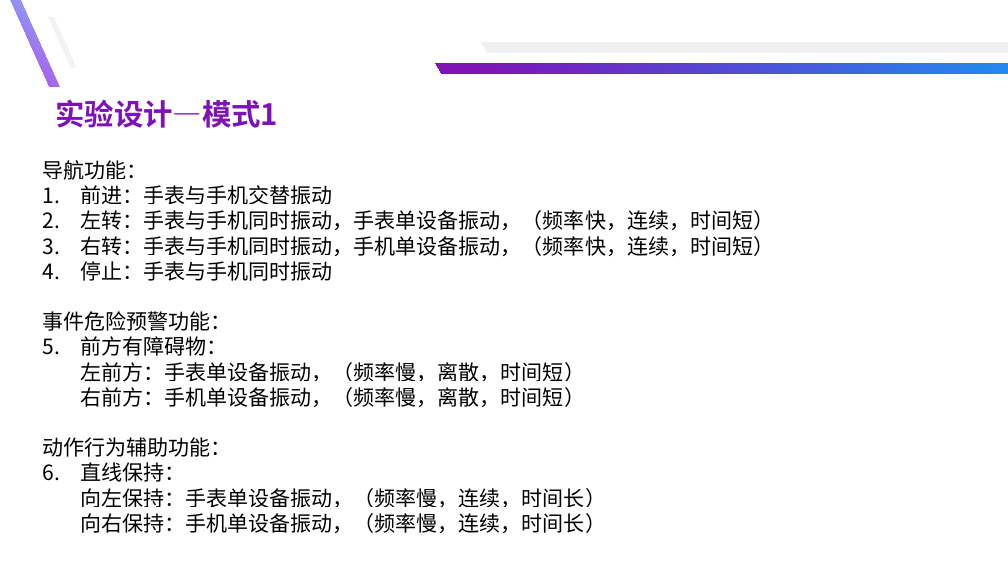
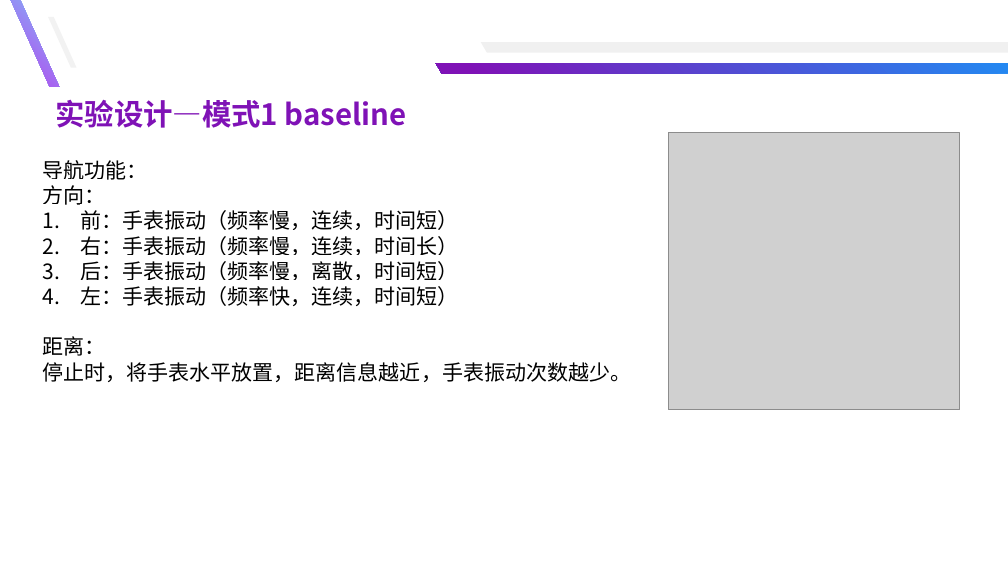
Before and after one commit to yuyongsong/Paper, a slide deck: slide 8 of 总结汇报-余泳松 - 副本.pptx (slide 17 before the commit). Drawn at 1008x567 pixels with LibreOffice and Linux fonts; fonts in the diff are those of the drawing; grey boxes stand for pictures. Boxes give left, top, right and bottom in pixels: in the first picture for what was removed or moved away, otherwise in the second. Text is boxed around its words. In the diff, an @@ line names an element or a change of style, - is before the commit and + after.

```diff
--- a/总结汇报-余泳松 - 副本.pptx
+++ b/总结汇报-余泳松 - 副本.pptx
@@ text at [55, 99, 407, 128]: text changed @@
-实验设计—模式1
+实验设计—模式1 baseline
@@ picture added at [668, 132, 960, 410] @@
@@ text at [42, 185, 631, 382]: text changed @@
-1. 前进：手表与手机交替振动
-2. 左转：手表与手机同时振动，手表单设备振动，（频率快，连续，时间短）
-3. 右转：手表与手机同时振动，手机单设备振动，（频率快，连续，时间短）
-4. 停止：手表与手机同时振动
-事件危险预警功能：
-1. 前方有障碍物：
-左前方：手表单设备振动，（频率慢，离散，时间短）
-右前方：手机单设备振动，（频率慢，离散，时间短）
-动作行为辅助功能：
-1. 直线保持：
-向左保持：手表单设备振动，（频率慢，连续，时间长）
-向右保持：手机单设备振动，（频率慢，连续，时间长）
+方向：
+1. 前：手表振动（频率慢，连续，时间短）
+2. 右：手表振动（频率慢，连续，时间长）
+3. 后：手表振动（频率慢，离散，时间短）
+4. 左：手表振动（频率快，连续，时间短）
+距离：
+停止时，将手表水平放置，距离信息越近，手表振动次数越少。
```
Also in this commit, not shown: 4 other slides changed, 7 slides added, 16 slides removed, 20 other files.
